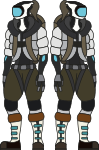
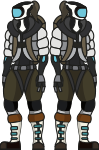
Revision of a layered 99 x 150 image; what changed, layer by layer:
painted on "mia_pose" (1st of 2) over left=49, top=0, right=99, bottom=150
painted on "mia_pose" (2nd of 2) over left=0, top=0, right=50, bottom=150
